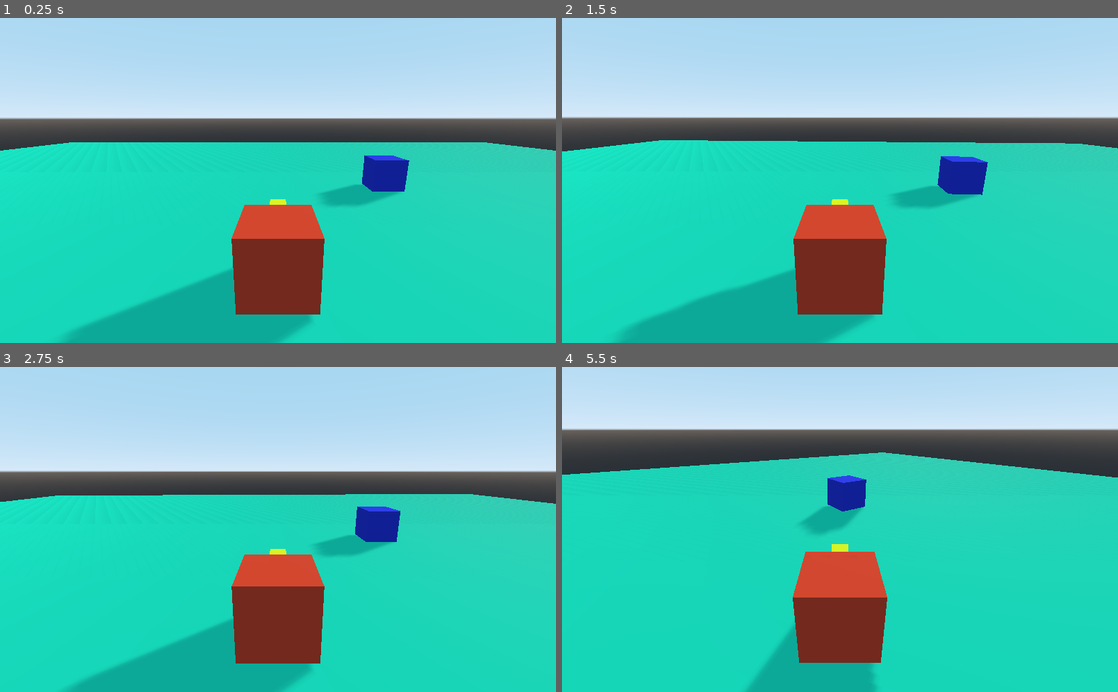
Above: before the commit, frames 1-4 (two rows, left to right).
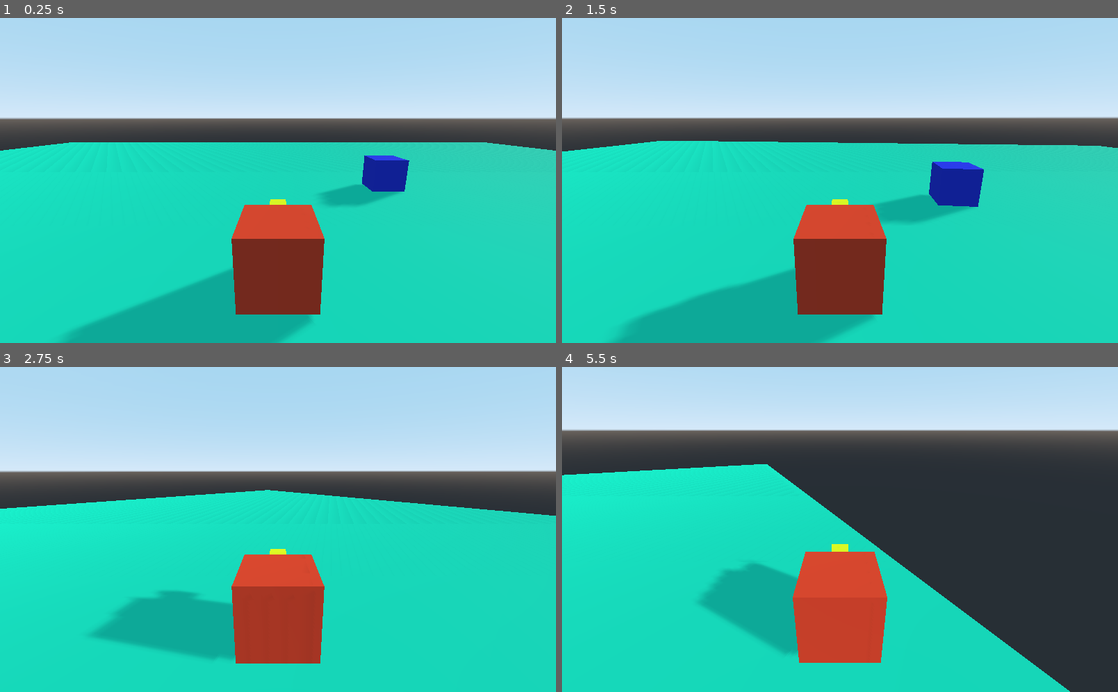
Above: after the commit, the same moments.

Repository: sabakipants/fuseki
Game: Godot game, scene res://Main.tscn
Two runs of this game, one before a commit and one after it. Both use one fixed random seed, a clock stepped at 60 frames per second and the inputs below. Before the commit the project has no main scene; this scene is started directly in both runs.
Inputs (mouse positions are in pixels of both pictures, inside the frame that each line leads up to):
- Up to frame 1 (0.25 s): no input
- Up to frame 2 (1.5 s): tap Enter at 0.5 s; move the mouse to (867, 180) at 0.52 s; press the mouse at (867, 180) at 0.53 s; hold Up (ui_up) from 0.53 s (still down); move the mouse to (812, 180) at 1.27 s; release the mouse at (812, 180) at 1.28 s; click (812, 180) at 1.35 s
- Up to frame 3 (2.75 s): keep holding Up (ui_up); move the mouse to (289, 523) at 2.02 s; press the mouse at (289, 523) at 2.03 s
- Up to frame 4 (5.5 s): move the mouse to (834, 536) at 2.77 s; release the mouse at (834, 536) at 2.78 s; click (834, 536) at 2.85 s; move the mouse to (878, 532) at 3.52 s; press the mouse at (878, 532) at 3.53 s; tap Escape (ui_cancel) at 4.15 s; move the mouse to (673, 480) at 4.27 s; release Up (ui_up) at 4.28 s; release the mouse at (673, 480) at 4.28 s; hold Left (ui_left) 4.28-5.03 s; click (673, 480) at 4.35 s; move the mouse to (845, 529) at 5.02 s; press the mouse at (845, 529) at 5.03 s; hold Up (ui_up) from 5.03 s (still down)

The runs differ from the first frame. In frame 2, 2.3% of the frame differs, in the area x 0-100%, y 30-94%; in frame 3, 14%; in frame 4, 36%, in the area x 0-100%, y 19-100%.
Error before the commit: Invalid operands 'Vector3' and 'Object' in operator '*'. (res://Thing.gd:74)

Commit message:
Add files via upload
'PlayerMove03.gd' is a stable base script for vehicle movement controls.

Diff:
--- a/PlayerMove_test01/Main.tscn
+++ b/PlayerMove_test01/Main.tscn
@@ -1,6 +1,6 @@
-[gd_scene load_steps=13 format=2]
+[gd_scene load_steps=14 format=2]
 
-[ext_resource path="res://Thing.gd" type="Script" id=1]
+[ext_resource path="res://PlayerMove03.gd" type="Script" id=1]
 
 [sub_resource type="CubeMesh" id=1]
 
@@ -16,19 +16,22 @@
 
 [sub_resource type="BoxShape" id=6]
 
-[sub_resource type="SpatialMaterial" id=7]
+[sub_resource type="PhysicsMaterial" id=7]
+friction = 0.0
+
+[sub_resource type="SpatialMaterial" id=8]
 albedo_color = Color( 0.909804, 0.247059, 0.117647, 1 )
 
-[sub_resource type="CubeMesh" id=8]
-material = SubResource( 7 )
+[sub_resource type="CubeMesh" id=9]
+material = SubResource( 8 )
 
-[sub_resource type="CubeMesh" id=9]
+[sub_resource type="CubeMesh" id=10]
 size = Vector3( 0.5, 0.5, 0.5 )
 
-[sub_resource type="SpatialMaterial" id=10]
+[sub_resource type="SpatialMaterial" id=11]
 albedo_color = Color( 0.921569, 0.929412, 0.054902, 1 )
 
-[sub_resource type="BoxShape" id=11]
+[sub_resource type="BoxShape" id=12]
 
 [node name="Main" type="Spatial"]
 
@@ -65,7 +68,7 @@
 
 [node name="Obstacle2" type="StaticBody" parent="."]
 editor/display_folded = true
-transform = Transform( 1, 0, 0, 0, 1, 0, 0, 0, 1, -10.25, 2, 9.75 )
+transform = Transform( 1.7101, 0.794262, 4.25825, 0, 1.81262, -2.11309, -4.69846, 0.289088, 1.54988, -15.9107, 0.5, 21.1915 )
 
 [node name="MeshInstance" type="MeshInstance" parent="Obstacle2"]
 mesh = SubResource( 4 )
@@ -85,26 +88,27 @@
 [node name="CollisionShape" type="CollisionShape" parent="Obstacle3"]
 shape = SubResource( 6 )
 
-[node name="Thing" type="RigidBody" parent="."]
+[node name="Player" type="RigidBody" parent="."]
 transform = Transform( 1, 0, 0, 0, 1, 0, 0, 0, 1, 0, 2, 0 )
+physics_material_override = SubResource( 7 )
+angular_damp = 0.0
 script = ExtResource( 1 )
 
-[node name="Pivot" type="Spatial" parent="Thing"]
+[node name="Pivot" type="Spatial" parent="Player"]
 
-[node name="Camera" type="Camera" parent="Thing/Pivot"]
+[node name="Camera" type="Camera" parent="Player/Pivot"]
 transform = Transform( -4.26906e-008, 0.258819, -0.965926, 3.8097e-009, 0.965926, 0.258819, 1, 7.36925e-009, -4.2222e-008, -5.5, 3.5, -2.18557e-007 )
 current = true
 
-[node name="MeshInstance" type="MeshInstance" parent="Thing"]
+[node name="MeshInstance" type="MeshInstance" parent="Player"]
 editor/display_folded = true
-mesh = SubResource( 8 )
+mesh = SubResource( 9 )
 material/0 = null
 
-[node name="MeshInstance" type="MeshInstance" parent="Thing/MeshInstance"]
+[node name="MeshInstance" type="MeshInstance" parent="Player/MeshInstance"]
 transform = Transform( 1, 0, 0, 0, 1, 0, 0, 0, 1, 1.25, 0.75, 0 )
-mesh = SubResource( 9 )
-material/0 = SubResource( 10 )
+mesh = SubResource( 10 )
+material/0 = SubResource( 11 )
 
-[node name="CollisionShape" type="CollisionShape" parent="Thing"]
-shape = SubResource( 11 )
-[connection signal="mouse_entered" from="Obstacle1" to="Thing" method="_on_Obstacle1_mouse_entered"]
+[node name="CollisionShape" type="CollisionShape" parent="Player"]
+shape = SubResource( 12 )
--- /dev/null
+++ b/PlayerMove_test01/PlayerMove01.gd
@@ -0,0 +1,85 @@
+
+extends KinematicBody
+
+var rot = 0          # rotation
+var acc = Vector3()  # acceleration
+var vel = Vector3()  # velocity
+var pos = Vector3()  # position
+
+export var GRAVITY = 100
+export var ROT_SPEED = 2.6
+export var THRUST = 500
+
+var apply_grav = Vector3.DOWN * GRAVITY
+
+
+
+func _ready():
+	Input.set_mouse_mode(Input.MOUSE_MODE_CAPTURED)
+
+
+
+func _physics_process(delta):
+
+#	print(rot)
+
+#	rot = rotationControls(delta)
+	acc = accelerationControls(rot)
+
+	vel = Vector3()
+
+	vel += acc * delta
+	pos += vel * delta
+	pos += apply_grav * delta
+
+	pos = move_and_slide(pos, Vector3.UP)
+
+
+
+func rotationControls(delta):
+	"""
+	- Need to save 'rot' from previous frame to apply back to 'rot'
+	after applying user input.
+	- Reset 'rot', apply 'ROT_SPEED' with user input, then apply
+	'rot' to Player.
+	- Return saved 'rot' value to apply accurate 'rot' to acceleration.
+	"""
+#	print(rot)
+	var save_rot = rot
+	rot = 0
+#	if Input.is_action_pressed('ui_left'):   rot = ROT_SPEED * delta
+#	if Input.is_action_pressed('ui_right'):  rot = -ROT_SPEED * delta
+	rotate_y(rot)
+	rot += save_rot
+
+	return rot
+
+
+
+func accelerationControls(rot):
+	"""
+	- Reset 'acc', apply 'THRUST' with user input.  Take 'rot' to
+	apply 'THRUST' in the correct direction.
+	"""
+	acc = Vector3()
+	if Input.is_action_pressed('ui_up'):
+		acc = Vector3(THRUST, 0, 0).rotated(Vector3(0, 1, 0), rot)
+
+	return acc
+
+
+
+func _input(event):
+	if event.is_action_pressed('ui_cancel'):
+		Input.set_mouse_mode(Input.MOUSE_MODE_VISIBLE)
+	if event.is_action_pressed('click_left'):
+		if Input.get_mouse_mode() == Input.MOUSE_MODE_VISIBLE:
+			Input.set_mouse_mode(Input.MOUSE_MODE_CAPTURED)
+
+
+
+func _unhandled_input(event):
+	var mouse_captured = (Input.get_mouse_mode() == Input.MOUSE_MODE_CAPTURED)
+	if event is InputEventMouseMotion and mouse_captured:
+#		rot = -lerp(0, ROT_SPEED, event.relative.x / 10)
+		rotate_y(-lerp(0, ROT_SPEED, event.relative.x / 10))
--- /dev/null
+++ b/PlayerMove_test01/PlayerMove02.gd
@@ -0,0 +1,91 @@
+
+##########################################################################
+"""
+'PlayerMove02.gd'
+Player controls for a 'KinematicBody' Player.  Has all desired physics and
+controls except the Player's rotation is not effected by its environment.
+The Player's body needs to rotate in line with a slope as it moves up a
+slope; like a car driving up a hill.
+"""
+##########################################################################
+
+
+
+extends KinematicBody
+
+onready var pivot = $Pivot
+onready var camera = $Pivot/Camera
+
+const GRAVITY = 1000
+const THRUST = 1500
+const MAX_SPEED = 12
+const MOUSE_SENS = 0.0015
+
+var acc = Vector3()
+var vel = Vector3()
+var pos = Vector3()
+
+var spd = Vector2()
+
+
+
+func _ready():
+	Input.set_mouse_mode(Input.MOUSE_MODE_CAPTURED)
+
+func _input(event):
+	""" General controls. """
+	# Uncapture mouse when 'esc' is pressed.
+	if event.is_action_pressed('ui_cancel'):
+		Input.set_mouse_mode(Input.MOUSE_MODE_VISIBLE)
+	# Recapture mouse if 'left-mouse-button' is pressed while the mouse
+	# cursor is in the screen window.
+	if event.is_action_pressed('click_left'):
+		if Input.get_mouse_mode() == Input.MOUSE_MODE_VISIBLE:
+			Input.set_mouse_mode(Input.MOUSE_MODE_CAPTURED)
+			get_tree().set_input_as_handled()
+
+func _unhandled_input(event):
+	""" Mouse controls. """
+	# Only apply mouse motion event if mouse is also captured.
+	var mouse_capture = Input.get_mouse_mode() == Input.MOUSE_MODE_CAPTURED
+	if event is InputEventMouseMotion and mouse_capture:
+
+		# Mouse motion on the x-axis translates to 'Thing' motion on
+		# the y-axis.
+		rotate_y(-event.relative.x * MOUSE_SENS)
+		# Mouse motion on the y-axis translates to 'pivot' motion on the
+		# z-axis and apply clamp.
+		pivot.rotate_z(-event.relative.y * MOUSE_SENS)
+		pivot.rotation.z = clamp(pivot.rotation.z, -1.2, 0.6)
+
+func getInputDirection():
+	""" Directional controls. """
+	var dir = Vector3()
+
+	if Input.is_action_pressed('ui_up'):
+		dir += -camera.global_transform.basis.z
+	if Input.is_action_pressed('ui_down'):
+		dir += camera.global_transform.basis.z
+	if Input.is_action_pressed('ui_left'):
+		dir += -camera.global_transform.basis.x
+	if Input.is_action_pressed('ui_right'):
+		dir += camera.global_transform.basis.x
+
+	dir = dir.normalized()
+
+	return dir
+
+func _physics_process(delta):
+	vel = Vector3()
+	acc = getInputDirection() * THRUST
+	vel.y -= GRAVITY * delta
+	vel += acc * delta
+	pos += vel * delta
+
+	# 'spd' used to clamp horizontal velocity with 'MAX_SPEED'.
+	spd = Vector2(pos.x, pos.z)
+	spd = spd.clamped(MAX_SPEED)
+	pos.x = spd.x
+	pos.z = spd.y
+
+	pos = move_and_slide(pos, Vector3.UP)
--- /dev/null
+++ b/PlayerMove_test01/PlayerMove03.gd
@@ -0,0 +1,99 @@
+
+###############################################################################
+"""
+<> PlayerMove03.gd <> by David Lang <>
+
+Simulate hover-craft style vehicle controls.  Need to use 'RigidBody' node as
+base node of vehicle for its capabilities of rotational physics upon collision.
+
+TO-DOS:
+
+issue ... 'feel' of controls ...
+Controls almost feel too real.  Due to the 100% physics application of the
+'RigidBody' node, the controls are almost too realistic.  Two examples that are
+most relevant are:  Mouse left/right rotation floats to a stop, and WASD drift
+controls take too long to redirect.
+
+UPDATES:
+
+2019-08-17 ... get working 'RigidBody' controls ...
+Base stable script.  Keyboard controls (WASD or directional pad) move vehicle
+forward/backward and strafe left/right.  Mouse controls rotate vehicle
+left/right and rotate camera up/down.
+"""
+###############################################################################
+
+extends RigidBody
+
+onready var pivot = $Pivot
+
+const FRICTION = 0.0
+const THRUST_DAMP = 0.05
+const SPIN_DAMP = 0.99
+
+const THRUST = 0.2
+const SPIN = 3.0
+
+const MOUSE_SENSITIVITY = 0.0015
+
+var vel = Vector3()
+var rot = Vector3()
+
+###############################################################################
+
+func _ready():
+	# Initiate mouse capture.
+	Input.set_mouse_mode(Input.MOUSE_MODE_CAPTURED)
+	# Initiate physics settings.
+	physics_material_override.set_friction(FRICTION)
+	set_linear_damp(THRUST_DAMP)
+	set_angular_damp(SPIN_DAMP)
+
+func _input(event):
+	""" Mouse uncapture/capture controls. """
+	# Uncapture mouse when 'esc' is pressed.
+	if event.is_action_pressed('ui_cancel'):
+		Input.set_mouse_mode(Input.MOUSE_MODE_VISIBLE)
+	# Recapture mouse if 'left-mouse-button' is pressed while the mouse cursor
+	# is in the screen window.
+	if event.is_action_pressed('click_left'):
+		if Input.get_mouse_mode() == Input.MOUSE_MODE_VISIBLE:
+			Input.set_mouse_mode(Input.MOUSE_MODE_CAPTURED)
+			get_tree().set_input_as_handled()
+
+func _unhandled_input(event):
+	""" Mouse controls (while captured). """
+	# Only apply mouse motion event if mouse is captured.
+	var mouse_capture = Input.get_mouse_mode() == Input.MOUSE_MODE_CAPTURED
+	if event is InputEventMouseMotion and mouse_capture:
+		# Mouse motion on the x-axis translates to 'Player' motion on
+		# the y-axis.
+		rot = Vector3(0, -event.relative.x * MOUSE_SENSITIVITY * SPIN, 0)
+		# Mouse motion on the y-axis translates to 'pivot' motion on the z-axis
+		# and apply clamp.
+		pivot.rotate_z(-event.relative.y * MOUSE_SENSITIVITY)
+		pivot.rotation.z = clamp(pivot.rotation.z, -1.2, 0.6)
+
+func getInput():
+	""" WASD controls. """
+	vel = Vector3()
+	# Get WASD up/down input and apply to 'vel' x-axis (forward/backward).
+	if Input.is_action_pressed('ui_up'):
+		vel += Vector3(THRUST, 0, 0)
+	if Input.is_action_pressed('ui_down'):
+		vel += Vector3(-THRUST, 0, 0)
+	# Get WASD left/right input and apply to 'vel' z-axis (strafe left/right).
+	if Input.is_action_pressed('ui_left'):
+		vel += Vector3(0, 0, -THRUST)
+	if Input.is_action_pressed('ui_right'):
+		vel += Vector3(0, 0, THRUST)
+	return vel
+
+func _process(delta):
+	vel = getInput()
+	# Rotate 'vel' based on rotation of 'Player'.
+	vel = vel.rotated(Vector3.UP, rotation.y)
+
+func _physics_process(delta):
+	apply_torque_impulse(rot)
+	apply_central_impulse(vel)
--- a/PlayerMove_test01/project.godot
+++ b/PlayerMove_test01/project.godot
@@ -16,6 +16,7 @@
 [application]
 
 config/name="PlayerMove_test01"
+run/main_scene="res://Main.tscn"
 config/icon="res://icon.png"
 
 [input]
